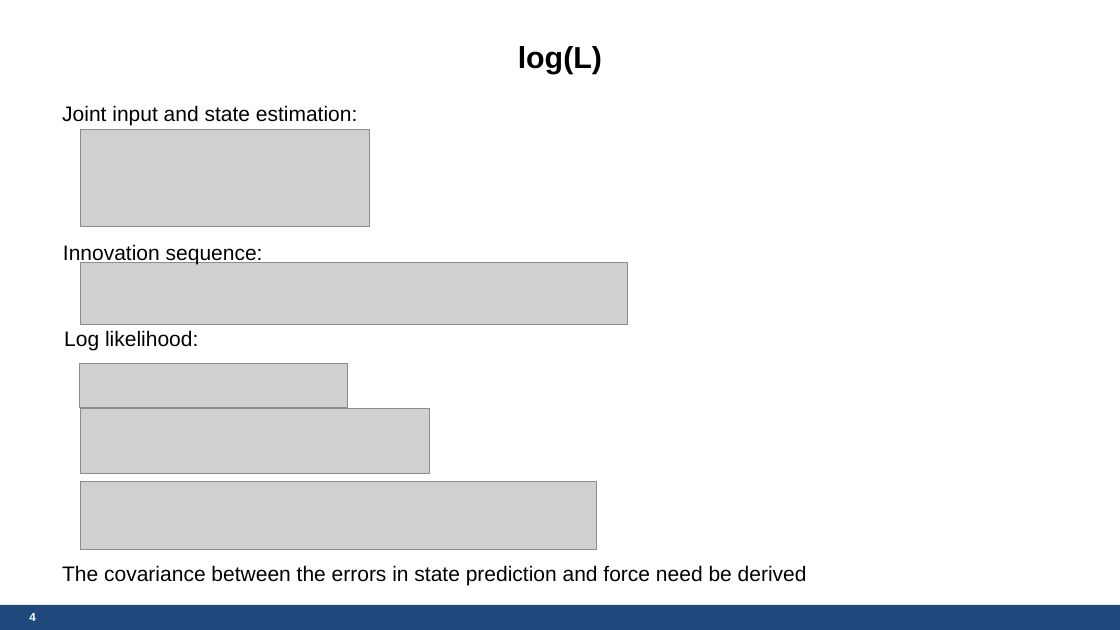
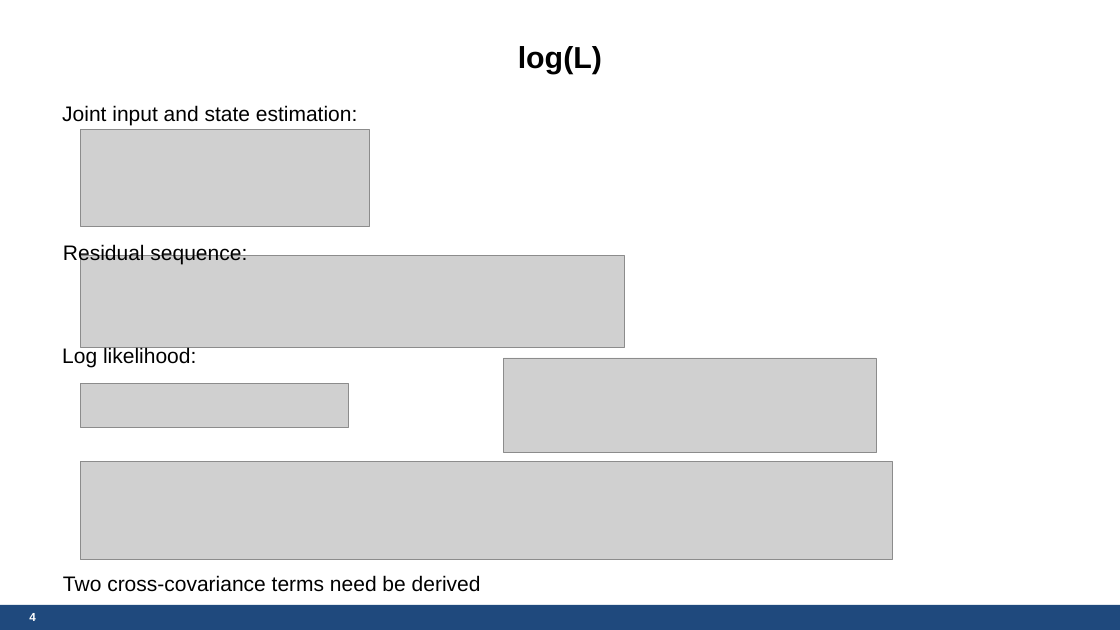
Before and after one commit to Oyvindwpetersen/ssm_tools, a slide deck: slide 4 of doc/logL.pptx. Drawn at 1120x630 pixels with LibreOffice and Linux fonts; fonts in the diff are those of the drawing; grey boxes stand for pictures; background and template pictures are left out. Boxes give left, top, right and bottom in pixels: in the first picture for what was removed or moved away, otherwise in the second. Text is boxed around its words. In the diff, an @@ line names an element or a change of style, - is before the commit and + after.

```diff
--- a/doc/logL.pptx
+++ b/doc/logL.pptx
@@ text at box(63, 244, 247, 265): text changed @@
-Innovation sequence:
+Residual sequence:
@@ picture: place and size @@
-picture at box(80, 262, 628, 324)
+picture at box(81, 255, 624, 347)
@@ text "Log likelihood:": place and size @@
-text "Log likelihood:" at box(64, 330, 198, 351)
+text "Log likelihood:" at box(62, 346, 196, 367)
@@ picture added at box(504, 358, 876, 453) @@
@@ picture: place and size @@
-picture at box(80, 364, 348, 408)
+picture at box(81, 383, 349, 427)
@@ picture removed at box(81, 408, 430, 474) @@
@@ picture: place and size @@
-picture at box(81, 481, 597, 550)
+picture at box(81, 462, 892, 560)
@@ text at box(63, 575, 481, 592): text changed @@
-The covariance between the errors in state prediction and force need be derived
+Two cross-covariance terms need be derived
```
Also in this commit, not shown: 4 other slides changed, 1 other file.
